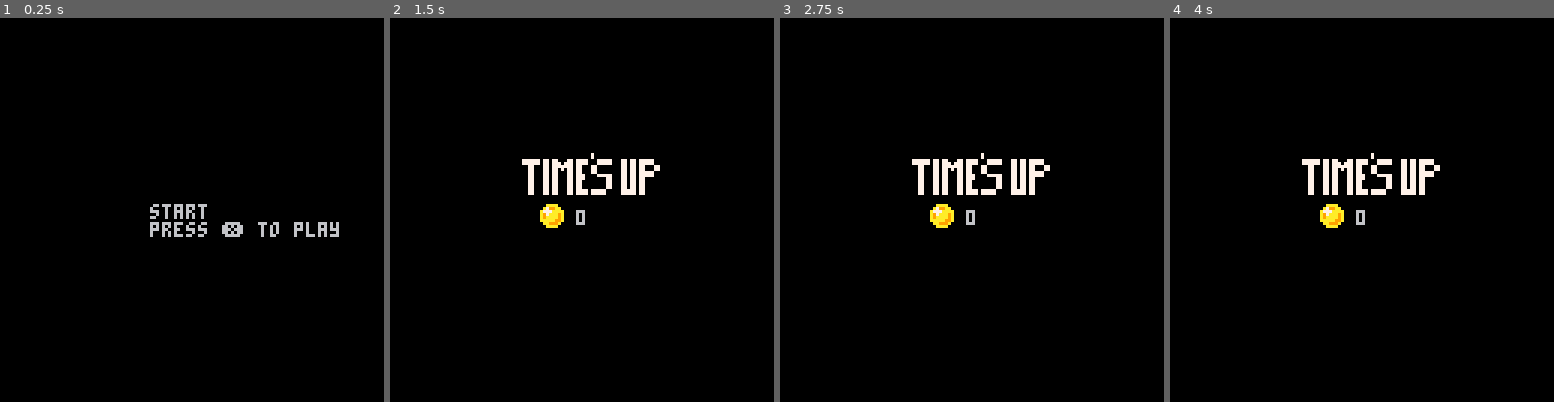
Above: before the commit, frames 1-4 (left to right).
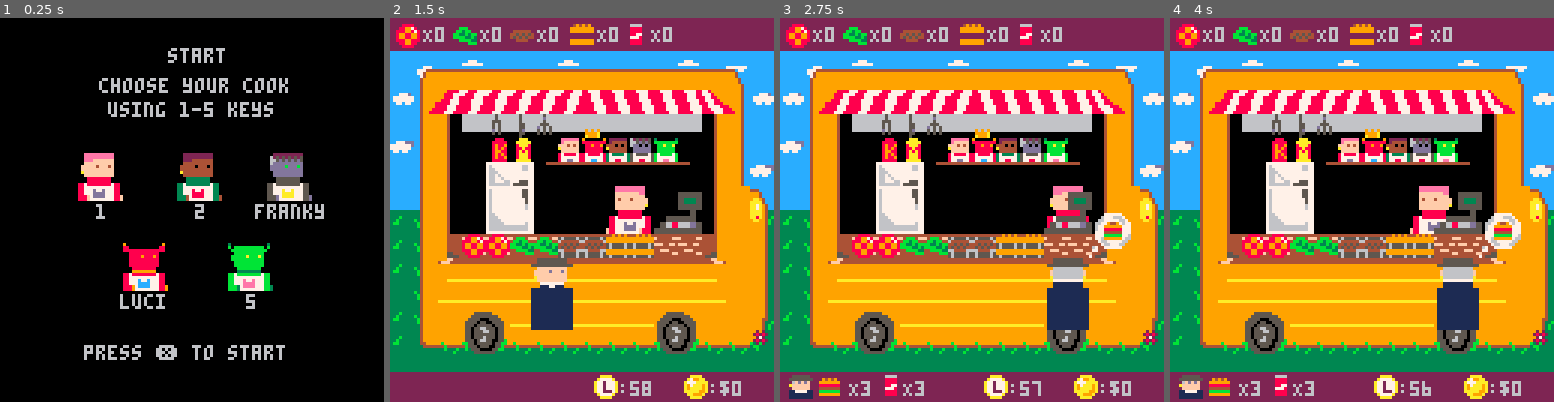
Above: after the commit, the same moments.

Repository: Agrumee/projet-collectif---pico-8-pico-resto
Game: PICO-8 cartridge PicoRestoV1.p8
The game is run twice, just before and just after one commit, with the same random seed, the same clock (stepped at 60 frames per second) and the same inputs.
Inputs:
- Up to frame 1 (0.25 s): no input
- Up to frame 2 (1.5 s): tap X (X key) at 0.33, 1.07 s
- Up to frame 3 (2.75 s): hold Right 1.6-2.1 s; tap X (X key) at 1.85 s; hold Up 2.15-2.42 s; hold Right from 2.47 s (still down)
- Up to frame 4 (4 s): tap X (X key) at 2.97 s; release Right at 3.03 s; hold Left 3.08-3.58 s; hold Down 3.63-3.97 s

The runs differ from the first frame. In frame 1, 9.9% of the frame differs, in the area x 20-89%, y 7-90%; in frame 2, 89%; in frame 3, 89%; in frame 4, 89%, in the area x 0-100%, y 0-100%.

Commit message:
Ecran start + emplacement personnage, recommencer sur l'écran timesup

Diff:
--- a/PicoRestoV1.p8
+++ b/PicoRestoV1.p8
@@ -27,6 +27,9 @@
    then update_start()
  	 elseif scene == "game"
    then update_game()
+   elseif scene == "timesup"
+   then update_timesup()
+
 
 end
 end
@@ -36,8 +39,8 @@
     then draw_start()
     elseif scene == "game"
     then draw_game()
-
-    draw_timesup()
+    elseif scene == "timesup"
+    then draw_timesup()
 
 end
 end
@@ -273,11 +276,11 @@
 
 
 -->8
---timer et argent
-
-
-timer = 2
+--timer et argent et timesup
+
+timer = 60
 counter = 0
+
 
 function timer_count()
 	counter = 1/30 --30 car 30fps
@@ -297,21 +300,23 @@
  print(":".. timer_formate,76,121)
 end
 
---affichage time's up
-function draw_gameover()
-	if flr(timer) == 0 then
-	cls()
-	spr(6,42,45,6,2)
-	spr(48,50,62)
- print(score,62,64)
- end
-end
-
 --affiche le score
 function draw_score()
 	spr(48,98,119)
  print(":$"..score,106,121)
- end
+end
+
+--affichage time's up
+function draw_gameover()
+	cls()
+	spr(6,42,45,6,2)
+	spr(48,50,65)
+ print(score,62,67)
+ print("recommencer ❎",40,80)
+end
+
+
+
 -->8
 --gameplay client
 
@@ -461,8 +466,26 @@
 function draw_start()
 	cls()
 	map(17,0,0,0)
-	print("start",50,62)
-	print("press ❎ to play")
+	print("start",56,10)
+	print("choose your cook",33,20)
+	print("using 1-5 keys",36,28)
+
+	spr(130,25,45,2,2)
+	print("1",32,62)
+
+	spr(136,58,45,2,2)
+	print("2",65,62)
+
+	spr(142,88,45,2,2)
+	print("franky",85,62)
+
+	spr(164,40,75,2,2)
+	print("luci",40,92)
+
+	spr(170,75,75,2,2)
+	print("5",82,92)
+
+	print("press ❎ to start",28,109)
 
 end
 
@@ -470,8 +493,8 @@
 --affiche tous les sprite du
 --jeu
 function draw_game()
-cls()
-map(0,0,0,0)
+    cls()
+    map(0,0,0,0)
  		 draw_frigo()
     draw_player()
     draw_caisse()
@@ -485,6 +508,17 @@
    	draw_score()
 end
 
+--affiche la scene timesup
+function draw_timesup()
+	   draw_gameover()
+end
+
+--pour passer du start au game
+function update_start()
+ if btn(❎) then scene = "game"
+ end
+end
+
 --sert a lancer le jeu
 function update_game()
 			 chef_movement()
@@ -493,26 +527,32 @@
     update_burger()
     update_assemblage()
     update_cuisson()
+    --pour passer du game au gameover
+    if flr(timer) == 0
+    then scene = "timesup"
+end
+end
+
+-- pour recommencer le jeu
+function update_timesup()
+	if btn(❎) then
+	_init()
+	scene = "game"
+	timer = 60
+	end
 end
 
 --sert a mettre a jour l'ecran
 -- pour passer du start au game
-function update_start()
-
-	if btnp (❎)
-	then scene = "game"
-
-end
-end
+
 
 
 --sert a passer du game au
 --gameover quand le timer
 --arrive a 0
-function draw_timesup()
-	draw_gameover()
-
-end
+
+
+
 __gfx__
 77777777777777777777777777777777000000000000000000000000000000000000000007000000000000000000000000000000000000000000000000000000
 76777777777766777677777777776677000007777770000000000000000000000000000007000000000000000000000000000000000000000000000000000000
